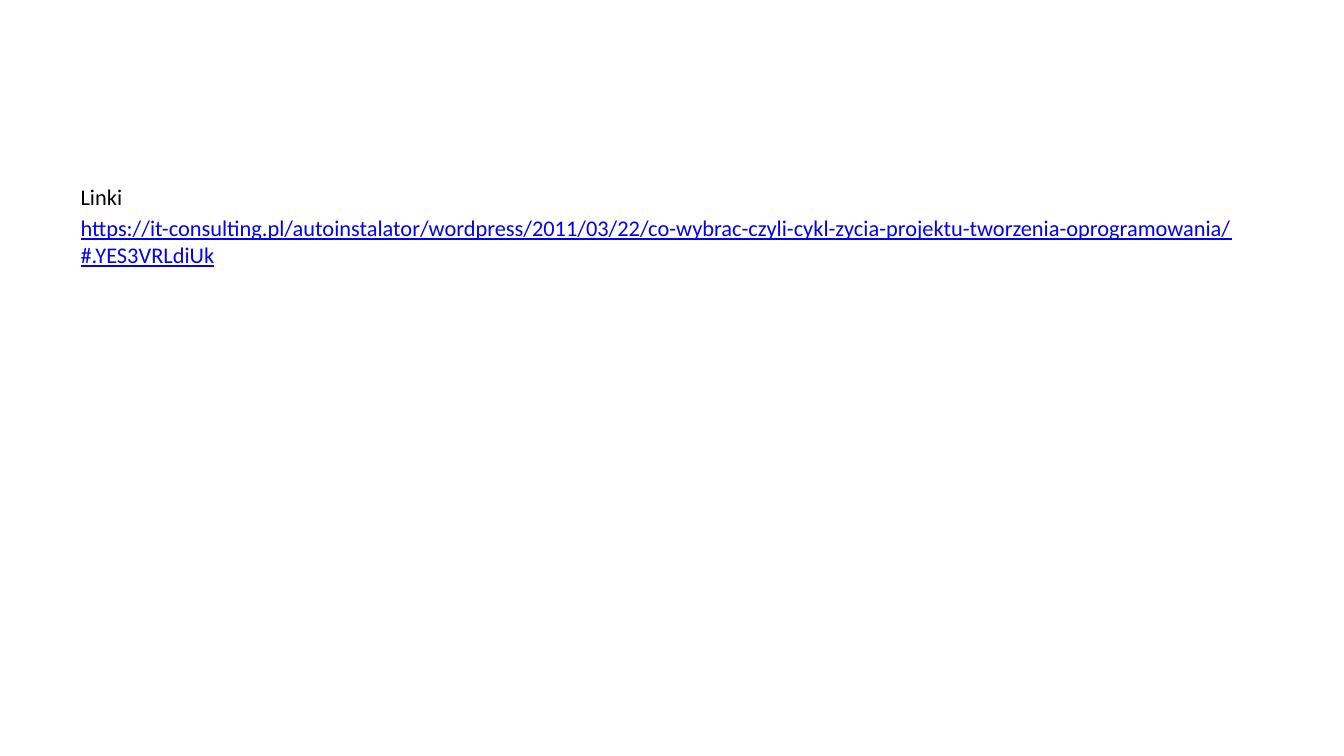
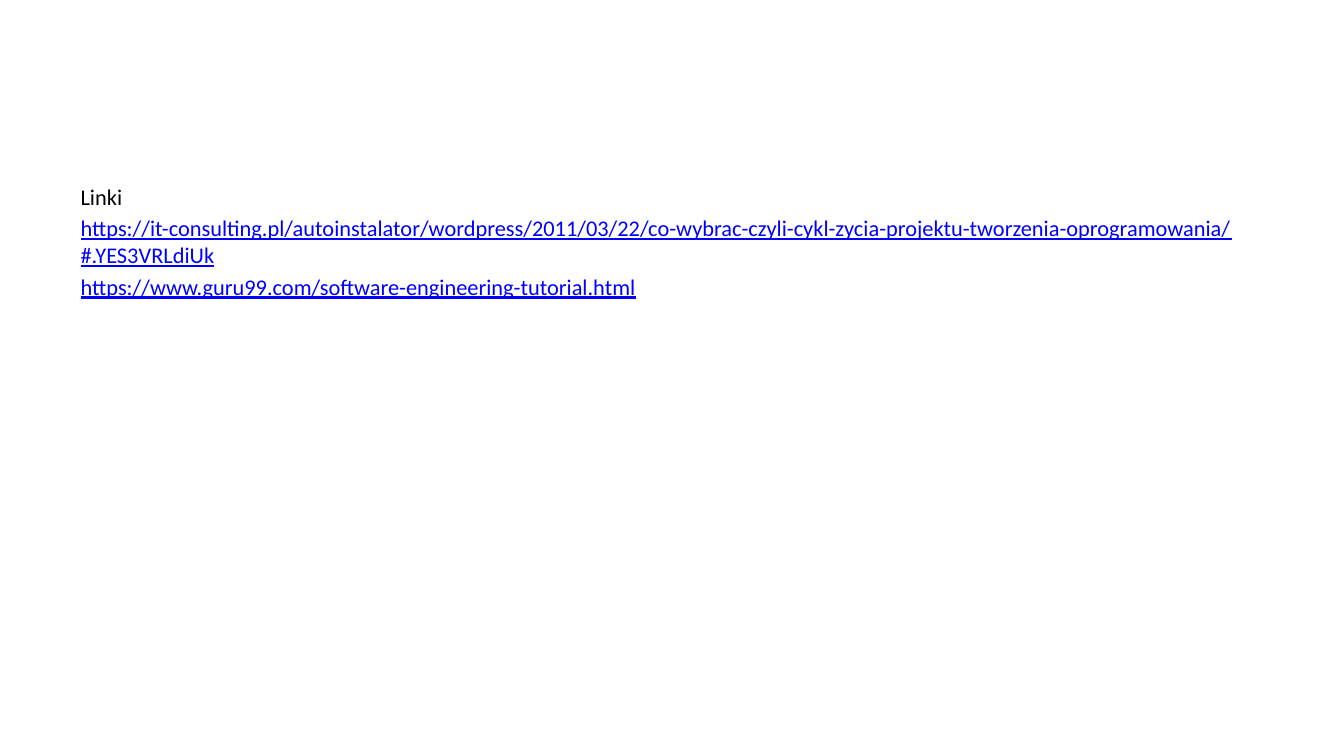
Before and after one commit to arturkwiek/gitlab-tutorial, a slide deck: slide 30 of gitLab - tutorial.pptx (slide 23 before the commit). Drawn at 1344x756 pixels with LibreOffice and Linux fonts; fonts in the diff are those of the drawing; background and template pictures are left out. Boxes give left, top, right and bottom in pixels: in the first picture for what was removed or moved away, otherwise in the second. Text is boxed around its words. In the diff, an @@ line names an element or a change of style, - is before the commit and + after.

```diff
--- a/gitLab - tutorial.pptx
+++ b/gitLab - tutorial.pptx
@@ text at (81,279,636,299): paragraph added @@
+https://www.guru99.com/software-engineering-tutorial.html
```
Also in this commit, not shown: 1 other slide changed, 8 slides added, 1 slide removed.
